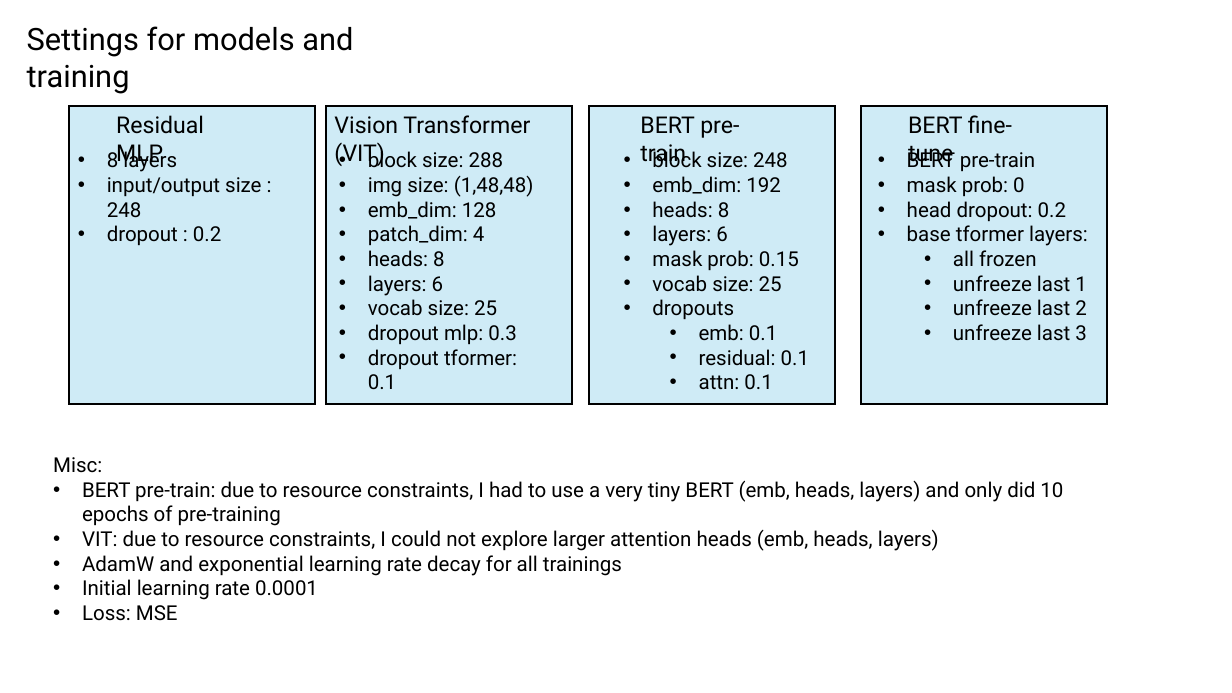
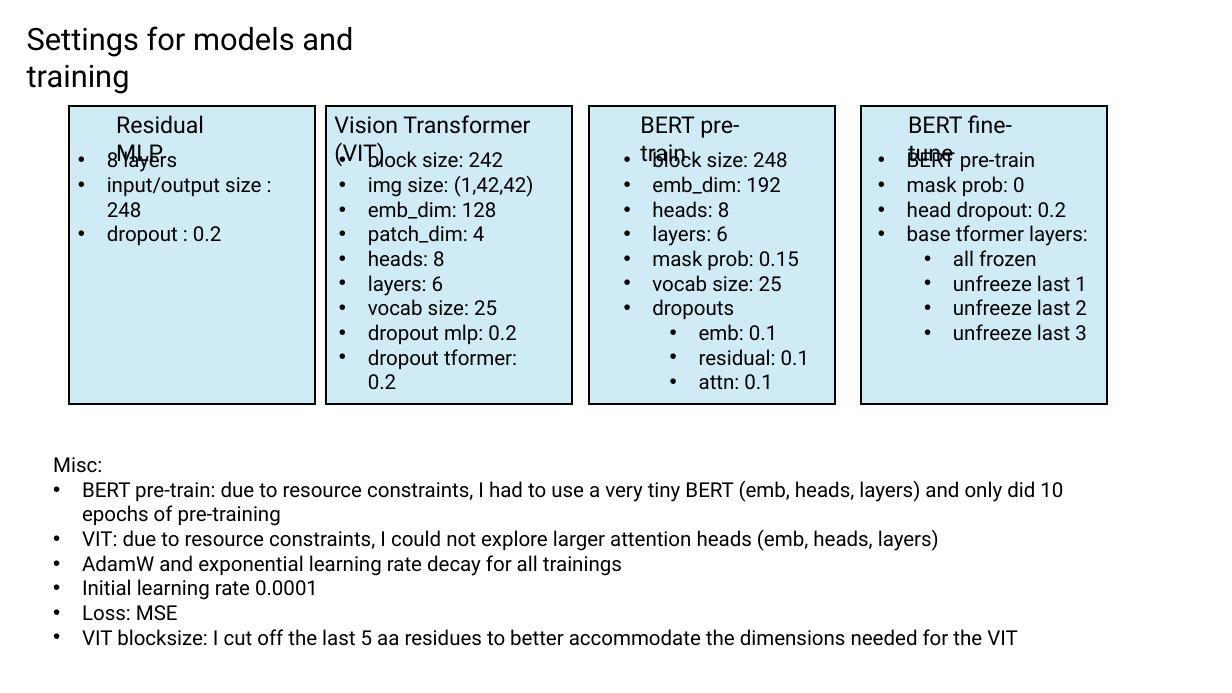
Before and after one commit to planaria158/BERT-antibody-antigen-binding-energy, a slide deck: slide 11 of Homework-aAlphaBio.pptx. Drawn at 1232x693 pixels with LibreOffice and Linux fonts; fonts in the diff are those of the drawing. Boxes give left, top, right and bottom in pixels: in the first picture for what was removed or moved away, otherwise in the second. Text is boxed around its words. In the diff, an @@ line names an element or a change of style, - is before the commit and + after.

```diff
--- a/Homework-aAlphaBio.pptx
+++ b/Homework-aAlphaBio.pptx
@@ text at [368,149,534,197]: text changed @@
-• block size: 288
-• img size: (1,48,48)
+• block size: 242
+• img size: (1,42,42)
@@ text at [368,324,517,390]: text changed @@
-• dropout mlp: 0.3
-• dropout tformer: 0.1
+• dropout mlp: 0.2
+• dropout tformer: 0.2
@@ text at [82,629,1018,646]: paragraph added @@
+• VIT blocksize: I cut off the last 5 aa residues to better accommodate the dimensions needed for the VIT
```
Also in this commit, not shown: 4 other slides changed.
